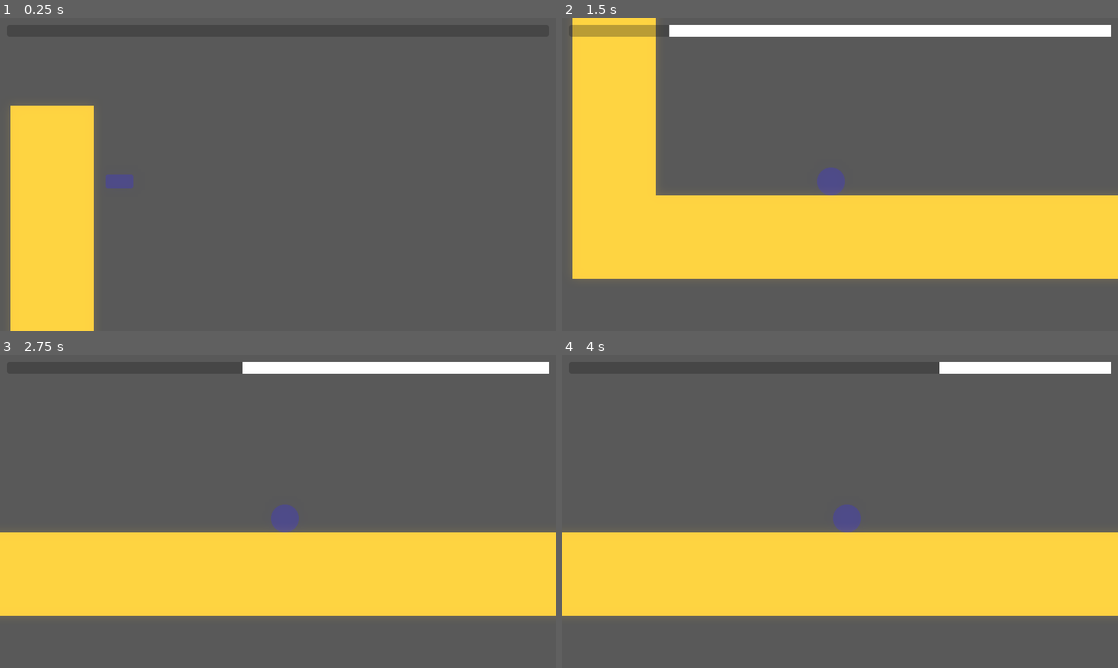
Above: before the commit, frames 1-4 (two rows, left to right).
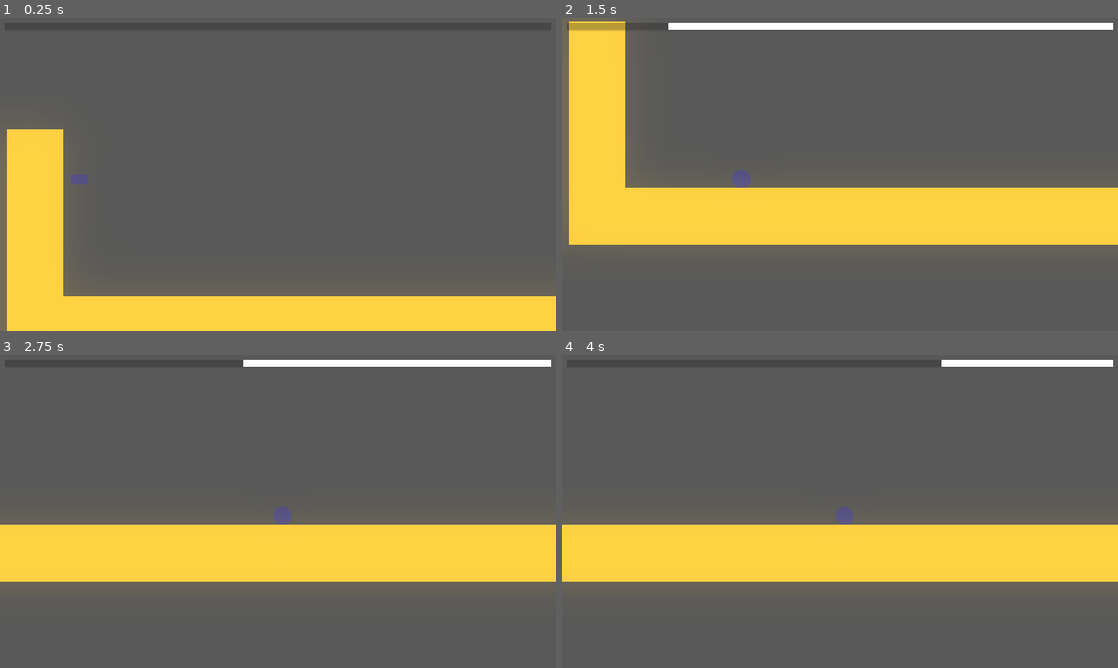
Above: after the commit, the same moments.

Repository: champiepier/Bad-Ideas-Game-Jam-1-and-Innovation-Day-Project
Game: Godot game, scene res://Stages/World 1/world_1.tscn
Same seed, same stepped clock (60 frames per second), same inputs: the game is played once before the commit and once after it. The engine's default icon, where the game draws it, is replaced by a stand-in: a white triangle on a blue panel in a dark square.
Inputs:
- Up to frame 1 (0.25 s): no input
- Up to frame 2 (1.5 s): hold Tab (action) 0.53-1.28 s; hold D (right) from 0.53 s (still down); tap Space (jump) at 0.77 s; tap Tab (action) at 1.35 s
- Up to frame 3 (2.75 s): tap Space (jump) at 1.52 s; release D (right) at 2.03 s; hold A (left) from 2.03 s (still down); hold Tab (action) from 2.03 s (still down)
- Up to frame 4 (4 s): release A (left) at 2.78 s; release Tab (action) at 2.78 s; hold D (right) from 2.78 s (still down); tap Tab (action) at 2.85 s; tap Space (jump) at 3.02, 3.77 s; hold Tab (action) from 3.53 s (still down)

The runs differ from the first frame. In frame 1, 14% of the frame differs, in the area x 1-100%, y 28-100%; in frame 2, 19%, in the area x 1-100%, y 0-84%; in frame 3, 15%; in frame 4, 14%.

Commit message:
Updated Window Size and Stretch Mode

Diff:
--- a/project.godot
+++ b/project.godot
@@ -22,9 +22,10 @@
 
 [display]
 
-window/size/viewport_width=1280
-window/size/viewport_height=720
-window/stretch/mode="viewport"
+window/size/viewport_width=1920
+window/size/viewport_height=1080
+window/size/mode=2
+window/stretch/mode="canvas_items"
 
 [input]
 
